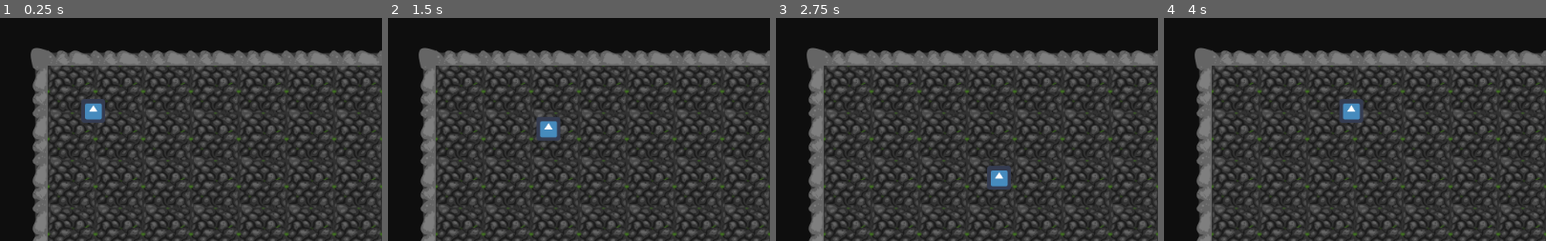
Above: before the commit, frames 1-4 (left to right).
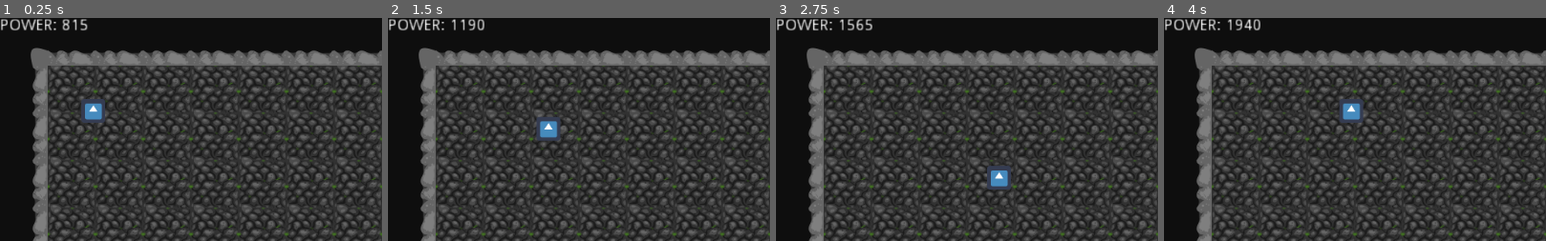
Above: after the commit, the same moments.

Repository: hnr250/FromHeroToZero
Game: Godot game, scene res://Field.tscn
Same seed, same stepped clock (60 frames per second), same inputs: the game is played once before the commit and once after it. The engine's default icon, where the game draws it, is replaced by a stand-in: a white triangle on a blue panel in a dark square.
Inputs:
- Up to frame 1 (0.25 s): no input
- Up to frame 2 (1.5 s): tap Enter at 0.5 s; hold Right (ui_right) 0.53-1.28 s; hold Down (ui_down) from 1.28 s (still down)
- Up to frame 3 (2.75 s): release Down (ui_down) at 2.03 s; hold Right (ui_right) from 2.03 s (still down)
- Up to frame 4 (4 s): release Right (ui_right) at 2.78 s; hold Up (ui_up) 2.78-3.53 s; hold Left (ui_left) from 3.53 s (still down)
The pictures show only the part of the screen within x 0-50%, y 0-50%; the shares and areas given below are measured in that part.

The runs differ from the first frame. In frame 1, 0.6% of the frame differs, in the area x 0-23%, y 0-6%; in frame 2, 0.6%; in frame 3, 0.6%; in frame 4, 0.6%, in the area x 0-26%, y 0-6%.

Commit message:
add power stat, add GUI with power meter

Diff:
--- a/Field.tscn
+++ b/Field.tscn
@@ -1,18 +1,19 @@
-[gd_scene load_steps=3 format=2]
+[gd_scene load_steps=4 format=2]
 
-[ext_resource path="res://Objects/tiles.tres" type="TileSet" id=1]
-[ext_resource path="res://Objects/Player.tscn" type="PackedScene" id=2]
-
+[ext_resource path="res://Scripts/World.gd" type="Script" id=1]
+[ext_resource path="res://Objects/tiles.tres" type="TileSet" id=2]
+[ext_resource path="res://Objects/Player.tscn" type="PackedScene" id=3]
 
 [node name="Tileset" type="Node2D" index="0"]
 
 scale = Vector2( 0.5, 0.5 )
+script = ExtResource( 1 )
 _sections_unfolded = [ "Transform" ]
 
 [node name="TileMap" type="TileMap" parent="." index="0"]
 
 mode = 0
-tile_set = ExtResource( 1 )
+tile_set = ExtResource( 2 )
 cell_size = Vector2( 128, 128 )
 cell_quadrant_size = 16
 cell_custom_transform = Transform2D( 1, 0, 0, 1, 0, 0 )
@@ -30,6 +31,27 @@
 tile_data = PoolIntArray( 0, 5, 0, 1, 4, 0, 2, 4, 0, 3, 4, 0, 4, 4, 0, 5, 4, 0, 6, 4, 0, 7, 4, 0, 8, 4, 0, 9, 6, 0, 655 …(1247 unchanged characters)…
 _sections_unfolded = [ "Cell", "Collision" ]
 
-[node name="KinematicBody2D" parent="." index="1" instance=ExtResource( 2 )]
+[node name="KinematicBody2D" parent="." index="1" instance=ExtResource( 3 )]
 
 position = Vector2( 250, 250 )
+
+[node name="Label" type="Label" parent="." index="2"]
+
+anchor_left = 0.0
+anchor_top = 0.0
+anchor_right = 0.0
+anchor_bottom = 0.0
+margin_right = 100.0
+margin_bottom = 20.0
+rect_scale = Vector2( 3, 3 )
+rect_pivot_offset = Vector2( 0, 0 )
+rect_clip_content = false
+mouse_filter = 2
+mouse_default_cursor_shape = 0
+size_flags_horizontal = 1
+size_flags_vertical = 4
+text = "POWER:"
+percent_visible = 1.0
+lines_skipped = 0
+max_lines_visible = -1
+_sections_unfolded = [ "Anchor", "Grow Direction", "Margin", "Material", "Rect", "Size Flags", "Theme", "Visibility", "custom_fonts", "custom_styles" ]
--- /dev/null
+++ b/Scripts/World.gd
@@ -0,0 +1,20 @@
+extends Node2D
+
+func _ready():
+	pass
+
+func _process(delta):
+	_update_GUI()
+
+func _update_GUI():
+	var player = get_node("KinematicBody2D")
+	var label = get_node("Label")
+
+	label.text = _get_power_text(player)
+
+func _get_power_text(player):
+	var POWER = player.POWER
+	if POWER <= 9000:
+		return "POWER: " + str(POWER)
+	else:
+		return "POWER: 9000+"
--- a/Scripts/player.gd
+++ b/Scripts/player.gd
@@ -1,9 +1,14 @@
 extends KinematicBody2D
 
 var VELOCITY = 2
+var POWER = 740
 
 func _physics_process(delta):
 	_move_player()
+	_update_power()
+
+func _update_power():
+	POWER = POWER + 5
 
 func _move_player():
 	var horizontal_movement = 0
